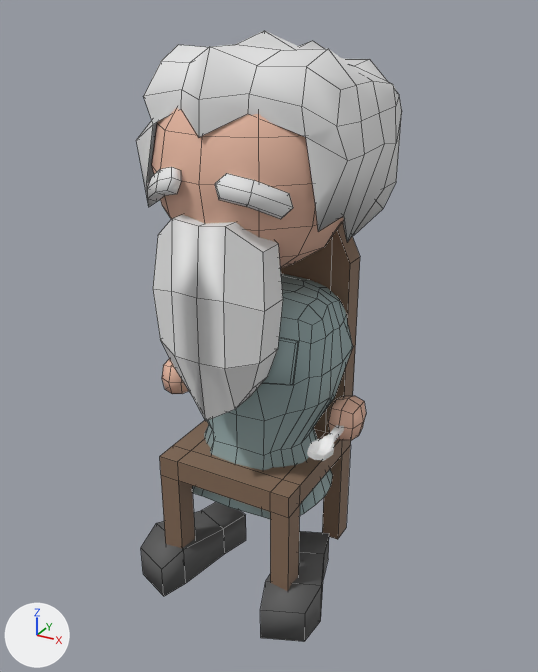
The FBX model Assets/Models/Characters/Janitor/Janitor_rigged.fbx: old version first, new version second.
The view is the same before and after, from a camera (50 mm lens) standing at (2.37, -4.16, 3.91) and looking at (0.05, 0.06, 1.8). Every picture has the same lights, and +X, +Y and +Z are marked at lower left. Mesh edges are drawn as thin lines on the coarser meshes.
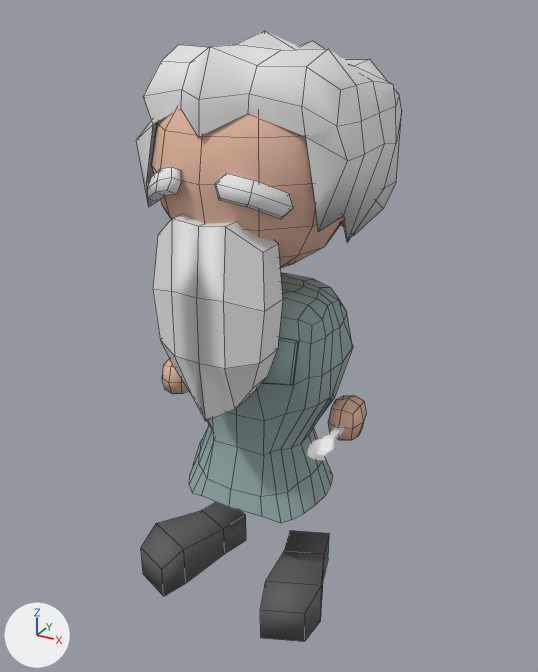
What differs and where, as boxes (x1, y1, x2, y2) in the pictures (538 x 672 px):
'chair', deleted (brown): before (160, 222, 360, 591)

Patch to the scene script:
```diff
--- a/Assets/Models/Characters/Janitor/Janitor_rigged.fbx.py
+++ b/Assets/Models/Characters/Janitor/Janitor_rigged.fbx.py
@@ ob_chair @@
-ob_chair = bpy.data.objects.new('chair', me_cube_002)
-ob_chair.location = (0.0, -0.011, 0.0)
```
